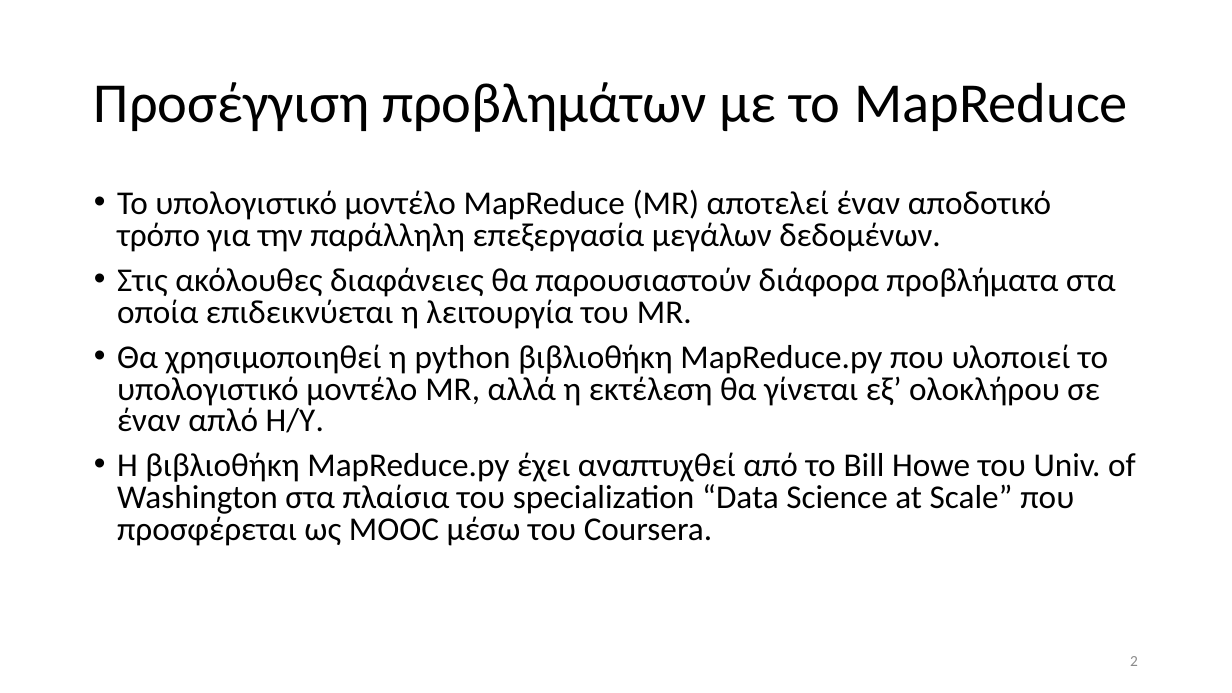
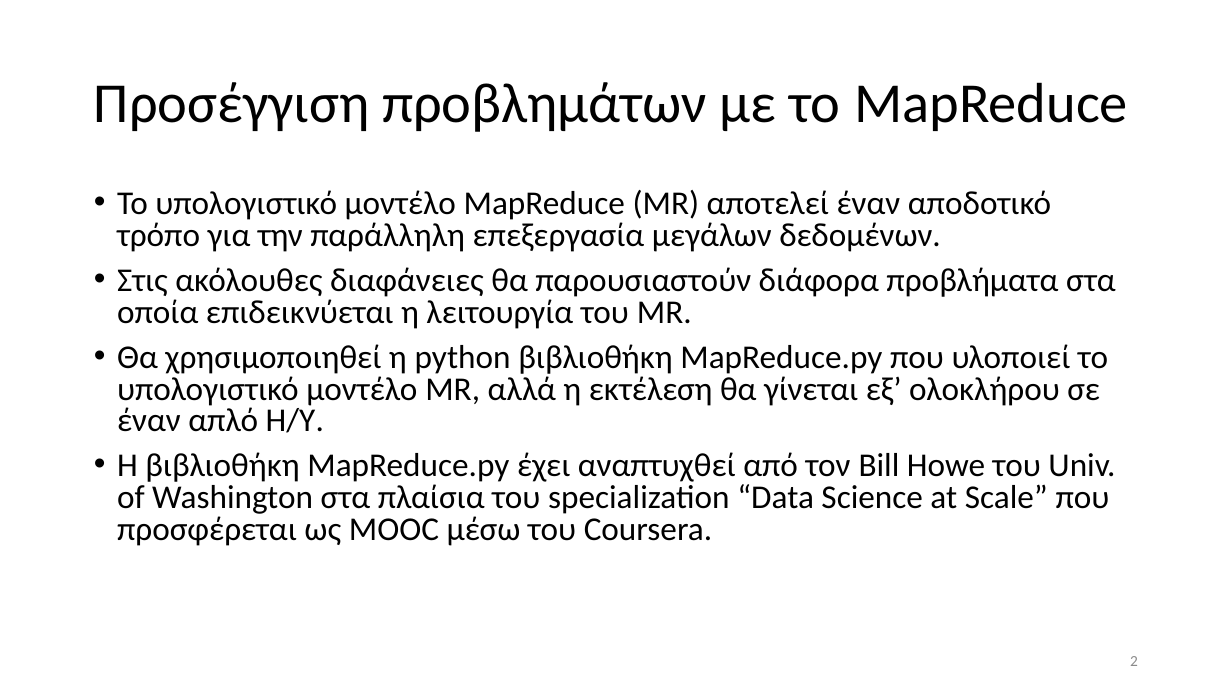
Before and after one commit to chgogos/big_data, a slide deck: slide 2 of 05. Map Reduce παραδείγματα.pptx. Drawn at 1232x693 pixels with LibreOffice and Linux fonts; fonts in the diff are those of the drawing. Boxes give left, top, right and bottom in pixels: in the first picture for what was removed or moved away, otherwise in the second. Text is boxed around its words. In the diff, an @@ line names an element or a change of style, - is before the commit and + after.

```diff
--- a/05. Map Reduce παραδείγματα.pptx
+++ b/05. Map Reduce παραδείγματα.pptx
@@ text at (117, 452, 1115, 546): text changed @@
-• Η βιβλιοθήκη MapReduce.py έχει αναπτυχθεί από το Bill Howe του Univ. of Washington στα πλαίσια του specialization “Data Science at Scale” που προσφέρεται ως MOOC μέσω του Coursera.
+• Η βιβλιοθήκη MapReduce.py έχει αναπτυχθεί από τον Bill Howe του Univ. of Washington στα πλαίσια του specialization “Data Science at Scale” που προσφέρεται ως MOOC μέσω του Coursera.
```
Also in this commit, not shown: 1 other slide changed, 1 other file.
